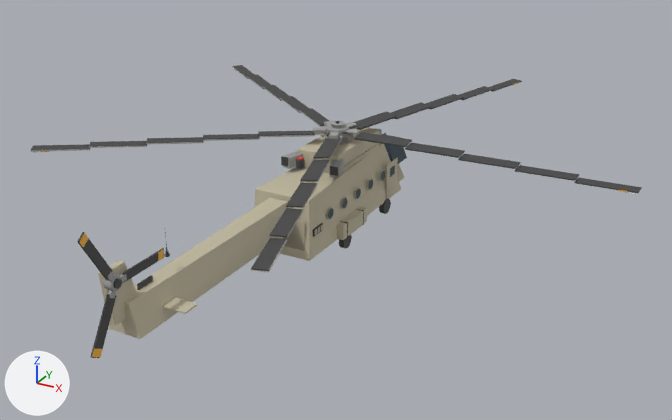
The glTF model assets/models/transport_rus.glb: old version first, new version second.
Before and after are seen from a camera (50 mm lens) standing at (16.7, -29.7, 15.9) and looking at (1.2, -1.4, 1.8). The axes (+X, +Y, +Z) are drawn at lower left. The lights are the same throughout. The first picture is the older version. Vertices at exactly the same position are counted once.

The first picture shows 'body', 'rotor', 'trotor'.
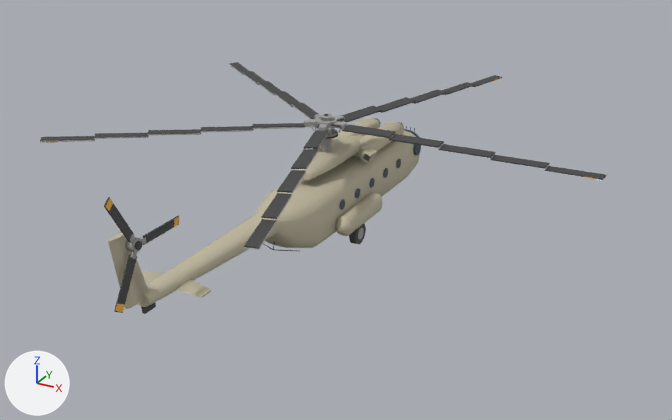
Location of each change, [x1, y1, x2, y2] in pixels of the pictures (672 x 420 px; the box of a moved part takes in the faces that stretch with it):
'body', reshaped (8% shorter): before [98, 127, 407, 339]; after [108, 118, 421, 314]
'rotor', moved, rescaled (7% narrower, 10% shorter): before [31, 65, 642, 273]; after [40, 62, 607, 250]
'trotor', moved, rescaled (14% narrower, 8% shorter): before [77, 232, 164, 358]; after [104, 197, 179, 313]
part 1 of me_body, moved or reshaped (not visible afterwards): before [298, 128, 379, 173]
part 2 of me_body, moved or reshaped: before [367, 127, 382, 145]; after [360, 147, 377, 163]
part 3 of me_body, added: after [413, 144, 421, 155]
part 4 of me_body, moved or reshaped: before [327, 207, 333, 219]; after [396, 159, 401, 168]
part 5 of me_body, moved or reshaped (not visible afterwards): before [281, 156, 288, 166]
part 6 of me_body, moved or reshaped: before [330, 166, 338, 176]; after [363, 154, 371, 161]
part 7 of me_body, moved or reshaped: before [137, 275, 153, 290]; after [141, 303, 156, 314]
part 8 of me_body, moved or reshaped (not visible afterwards): before [296, 158, 305, 169]
part 9 of me_body, added (mostly hidden): after [321, 131, 332, 153]
part 10 of me_body, rebuilt (91% wider, 51% taller): before [254, 144, 401, 261]; after [138, 130, 420, 307]
part 11 of me_body, rebuilt: before [98, 260, 137, 325]; after [108, 232, 148, 309]
part 12 of me_body, deleted: before [134, 133, 407, 314]
part 13 of me_body, moved or reshaped: before [109, 145, 385, 339]; after [141, 118, 420, 298]

The change, as a list of edits to the scene's bpy script:
```text
Change me_body:
    used by ob_body; location = (0.0, 0.0, 0.0)
    remove me_body.from_pydata(...)  # 1424 vertices, 2548 faces; spans x -1.5..1.5, y -12.7..6.7, z 0.0..4.2
    add me_body.from_pydata(...)  # 1496 vertices, 2768 faces; spans x -1.8..1.8, y -12.3..7.8, z 0.0..4.8
    me_body part 1: the loose piece of 24 vertices spanning x -0.9..0.9, y -0.7..2.8, z 2.8..3.6 is scaled about its middle by (0.188, 0.197, 0.384), then moved by (-1.0, 0.5, -0.2)
    me_body part 2: the loose piece of 24 vertices spanning x 0.2..0.8, y 2.8..3.2, z 2.9..3.5 is scaled about its middle by (0.504, 2.16, 0.487), then moved by (0.6, -1.5, -0.2), in mat_paint_rus
    me_body part 3: a new loose piece, a 14-sided cylinder along x spanning x 1.14..1.26, y 5.68..6.32, z 1.59..2.21, in mat_glass
    me_body part 4: the loose piece of 28 vertices spanning x 1.3, y -2.2..-1.7, z 1.6..2.1 is moved by (0.0, 6.0, 0.0), in mat_glass
    me_body part 5: the loose piece of 8 vertices spanning x -1.2..-0.9, y -1.3, z 3.1..3.5 is scaled about its middle by (0.72, 0.73, 0.64), then moved by (-0.1, 2.5, -0.3)
    me_body part 6: the loose piece of 8 vertices spanning x 0.9..1.2, y -1.3, z 3.1..3.5 is scaled about its middle by (0.72, 0.73, 0.64), then moved by (0.1, 2.5, -0.3)
    me_body part 7: the loose piece of 8 vertices spanning x 0.0, y -11.3..-10.6, z 2.7..2.9 is moved by (0.0, 0.1, -0.8)
    me_body part 8: the loose piece of 20 vertices spanning x -0.2..0.2, y -2.1..-1.8, z 3.5..3.8 is turned 90 degrees about the y axis through its middle and scaled by 0.776, then moved by (-0.2, 8.2, -3.3), in mat_metal
    me_body part 9: a new loose piece, a 12-sided cylinder along z spanning x -0.2..0.2, y -0.2..0.2, z 3.2..4.62, in mat_metal
    me_body part 10: the loose piece of 24 vertices spanning x -1.3..1.3, y -3.5..4.4, z 0.5..2.8 is rebuilt with 180 vertices and now spans x -1.2..1.2, y -11.2..7.8, z 0.5..2.7
    me_body part 11: the loose piece of 24 vertices spanning x -0.1..0.1, y -12.7..-11.3, z 2.2..3.9 is rebuilt with 20 vertices and now spans x -0.1..0.1, y -12.3..-10.8, z 2.4..4.8
    me_body part 12: 34 loose pieces with 524 vertices, spanning x -1.5..1.5, y -10.8..5.4, z 0.0..4.2, are deleted
    me_body part 13: 16 vertices moved within x -1.3..1.3, y 0.4..2.6, z 1.7..2.0; 471 vertices removed from x -1.5..1.5, y -12.1..2.6, z 0.0..3.1; 739 vertices added at x -1.8..1.8, y -10.1..7.7, z 0.0..3.5
    other edits to the shape of me_body do not show in these pictures
    remove me_body.materials.append(mat_trim_rus)
    remove me_body.materials.append(mat_red)
Change me_rotor:
    used by ob_rotor; location = (0.0, 0.88, 4.06)
    remove me_rotor.from_pydata(...)  # 840 vertices, 1336 faces; spans x -9.6..11.7, y -11.2..11.2, z -0.6..0.4
    add me_rotor.from_pydata(...)  # 840 vertices, 1336 faces; spans x -8.8..10.7, y -10.2..10.2, z -0.5..0.3
    me_rotor part 14: the whole mesh is scaled about the mesh origin by 0.912
Change me_trotor:
    used by ob_trotor; location = (0.2, -12.49, 3.62)
    remove me_trotor.from_pydata(...)  # 116 vertices, 188 faces; spans x -0.14..0.22, y -1.21..2.14, z -1.93..1.93
    add me_trotor.from_pydata(...)  # 116 vertices, 188 faces; spans x -0.13..0.2, y -1.11..1.95, z -1.77..1.77
    me_trotor part 15: the whole mesh is scaled about the mesh origin by 0.912
Change ob_rotor:
    ob_rotor.location: (0.0, 0.88, 4.06) -> (0.0, 0.0, 4.62)
Change ob_trotor:
    ob_trotor.location: (0.2, -12.49, 3.62) -> (0.25, -11.55, 4.4)
```
